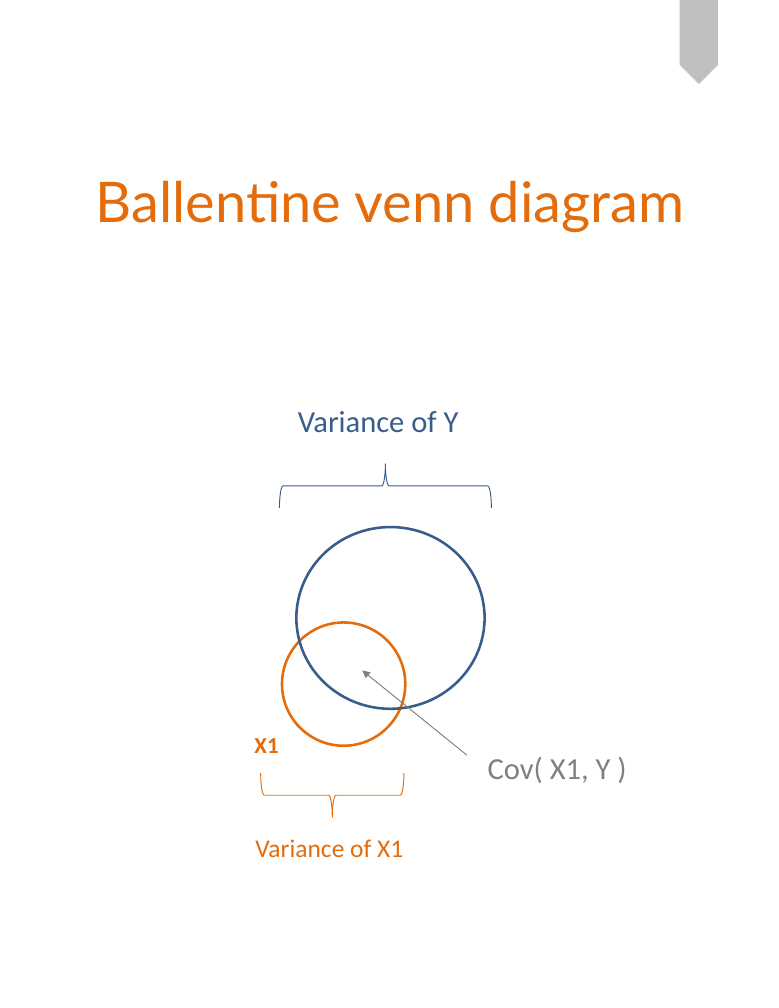
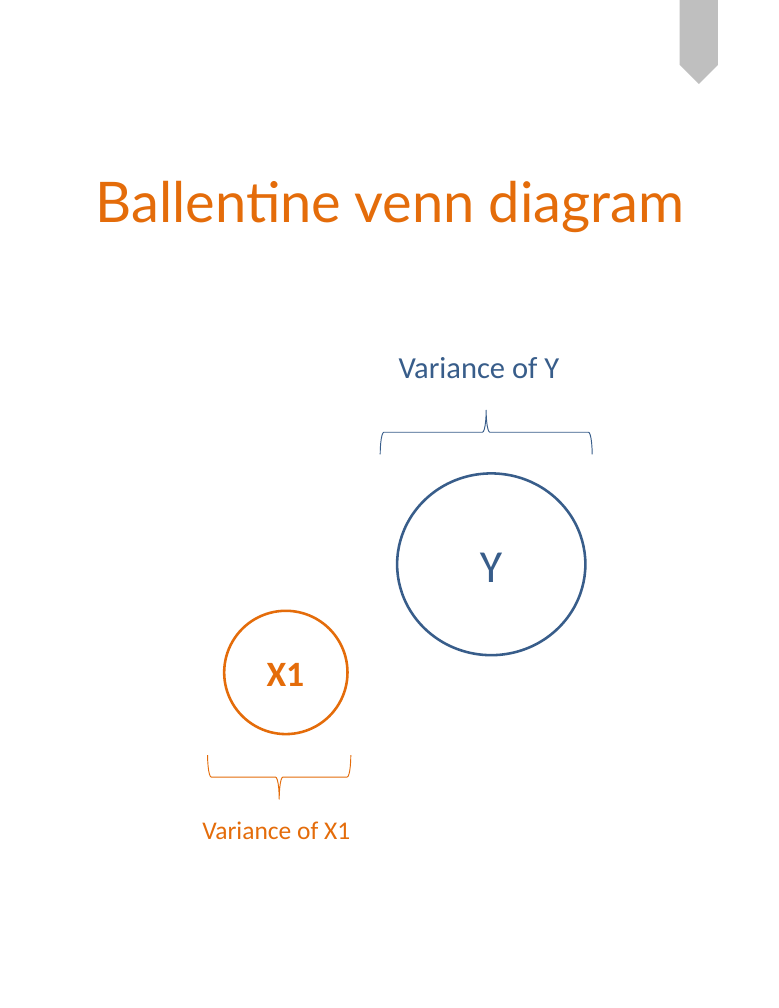
Before and after one commit to DS4PS/cpp-523-fall-2019, a slide deck: slide 4 of lectures/p-06-control-variables.pptx. Drawn at 779x1008 pixels with LibreOffice and Linux fonts; fonts in the diff are those of the drawing. Boxes give left, top, right and bottom in pixels: in the first picture for what was removed or moved away, otherwise in the second. Text is boxed around its words. In the diff, an @@ line names an element or a change of style, - is before the commit and + after.

```diff
--- a/lectures/p-06-control-variables.pptx
+++ b/lectures/p-06-control-variables.pptx
@@ 1 text, 1 ellipse, 1 right brace moved together from (x1=279, y1=411, x2=491, y2=708) to (x1=380, y1=357, x2=592, y2=655) @@
@@ text added at (x1=480, y1=552, x2=502, y2=582), 36 pt, text #385D8A @@
+Y
@@ ellipse moved from (x1=282, y1=622, x2=406, y2=746) to (x1=225, y1=611, x2=348, y2=735) @@
@@ text "X1" moved from (x1=254, y1=738, x2=278, y2=753) to (x1=267, y1=663, x2=305, y2=686) @@
@@ text "X1" at (x1=267, y1=663, x2=305, y2=686): size 18 to 28 pt @@
@@ arrow removed from (466, 755) to (362, 671) @@
@@ right brace moved from (x1=261, y1=774, x2=404, y2=817) to (x1=208, y1=755, x2=351, y2=799) @@
@@ text removed at (x1=488, y1=757, x2=611, y2=783) @@
-Cov( X1, Y )
@@ text "Variance of X1" moved from (x1=255, y1=839, x2=403, y2=857) to (x1=202, y1=821, x2=350, y2=839) @@
```
Also in this commit, not shown: 3 other slides changed, 2 slides added, 3 other files.
